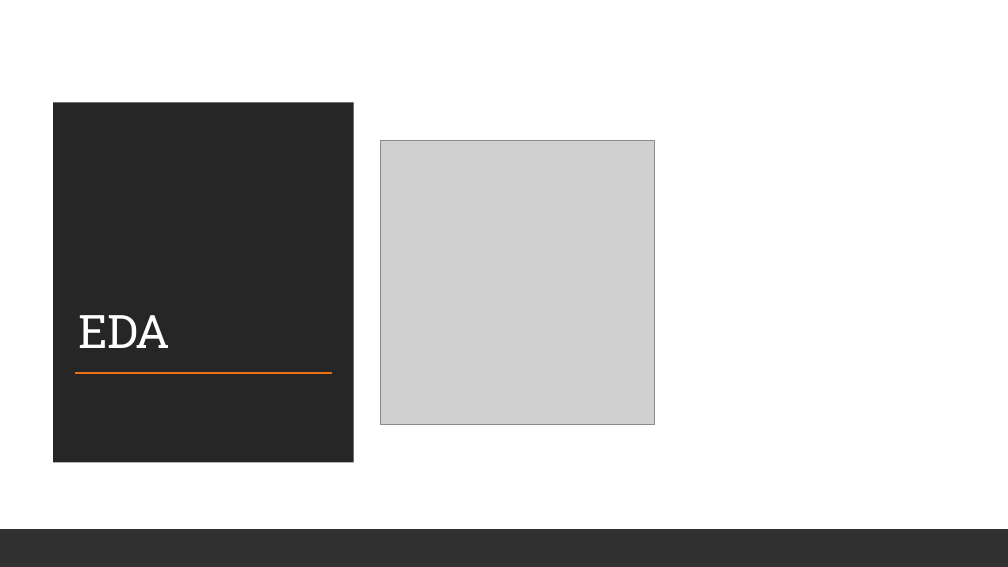
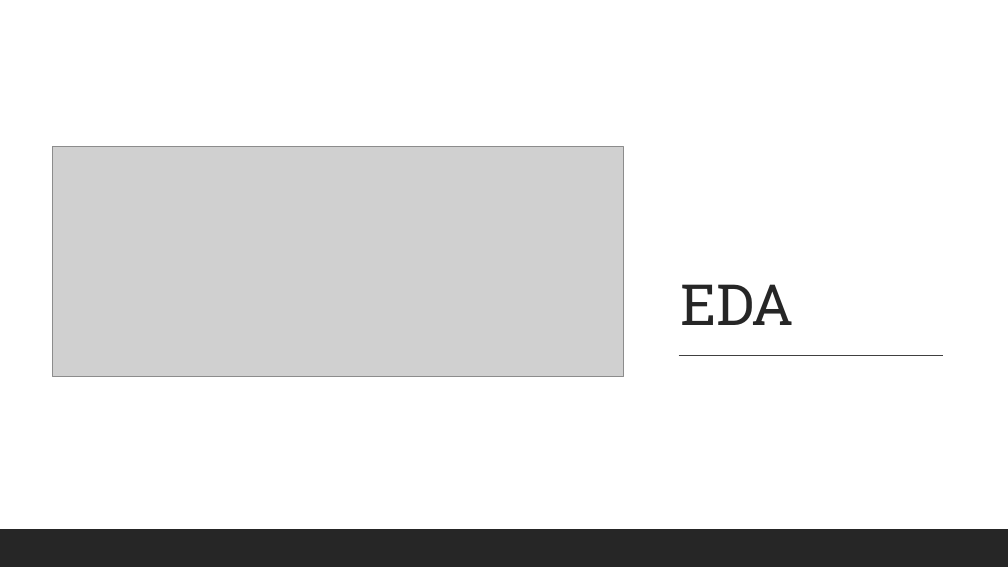
Before and after one commit to VargheseTresa/SpringBoard, a slide deck: slide 8 of cap3/Capstone_Final_Slides.pptx (slide 5 before the commit). Drawn at 1008x567 pixels with LibreOffice and Linux fonts; fonts in the diff are those of the drawing; grey boxes stand for pictures. Boxes give left, top, right and bottom in pixels: in the first picture for what was removed or moved away, otherwise in the second. Text is boxed around its words. In the diff, an @@ line names an element or a change of style, - is before the commit and + after.

```diff
--- a/cap3/Capstone_Final_Slides.pptx
+++ b/cap3/Capstone_Final_Slides.pptx
@@ title "EDA": place and size @@
-title "EDA" at bbox=[78, 315, 170, 348]
+title "EDA" at bbox=[681, 284, 794, 325]
@@ title "EDA" at bbox=[681, 284, 794, 325]: size 44 to 54 pt, text colour #FFFFFF to #262626 @@
@@ rectangle removed at bbox=[53, 102, 354, 462] @@
@@ picture added at bbox=[52, 147, 624, 377] @@
@@ picture removed at bbox=[380, 140, 654, 425] @@
@@ line added from (679, 355) to (944, 355), #404040 1 pt @@
@@ line removed from (75, 373) to (332, 373) @@
```
Also in this commit, not shown: 1 other slide changed, 9 slides added, 10 slides removed, 1 other file.
